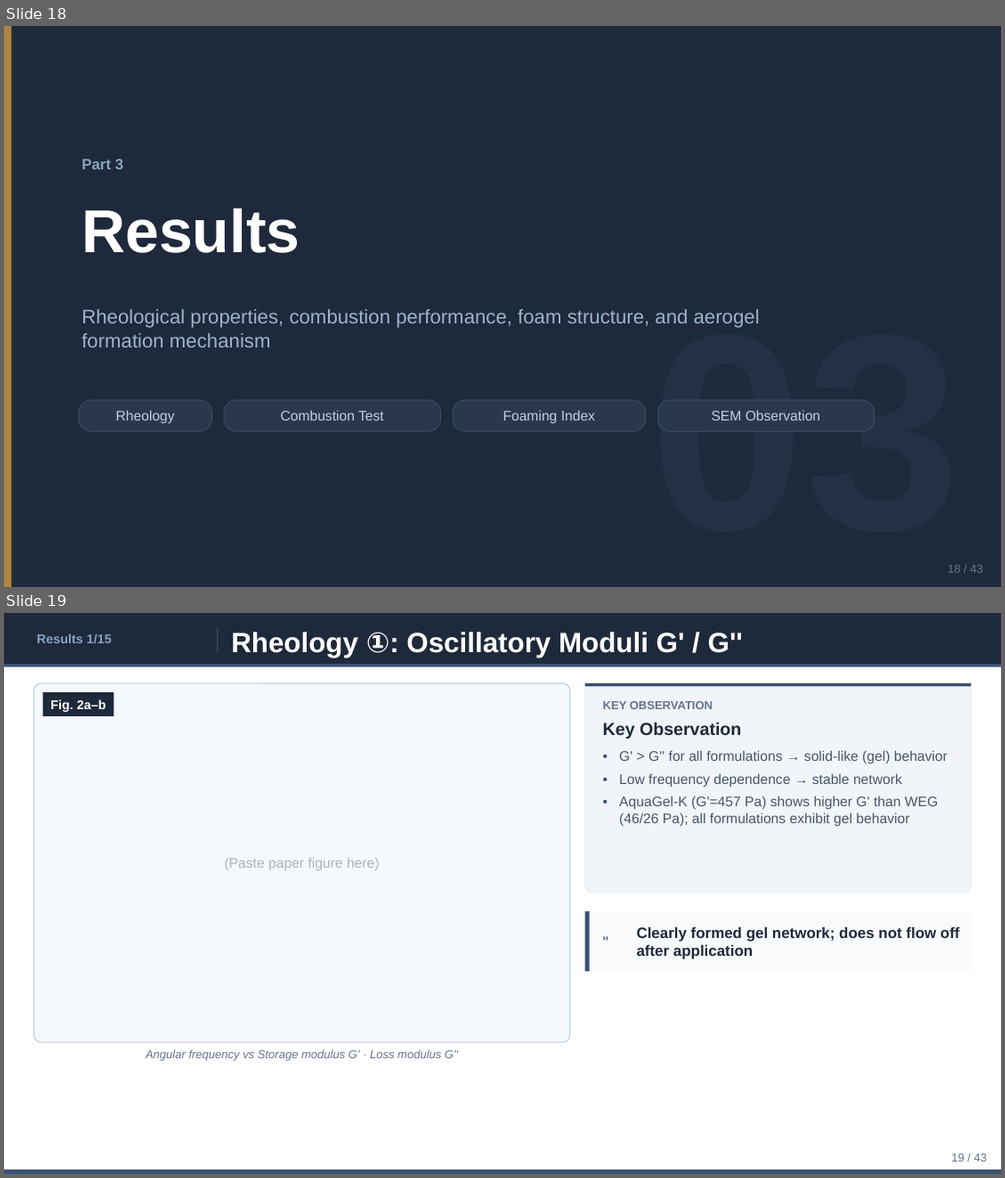
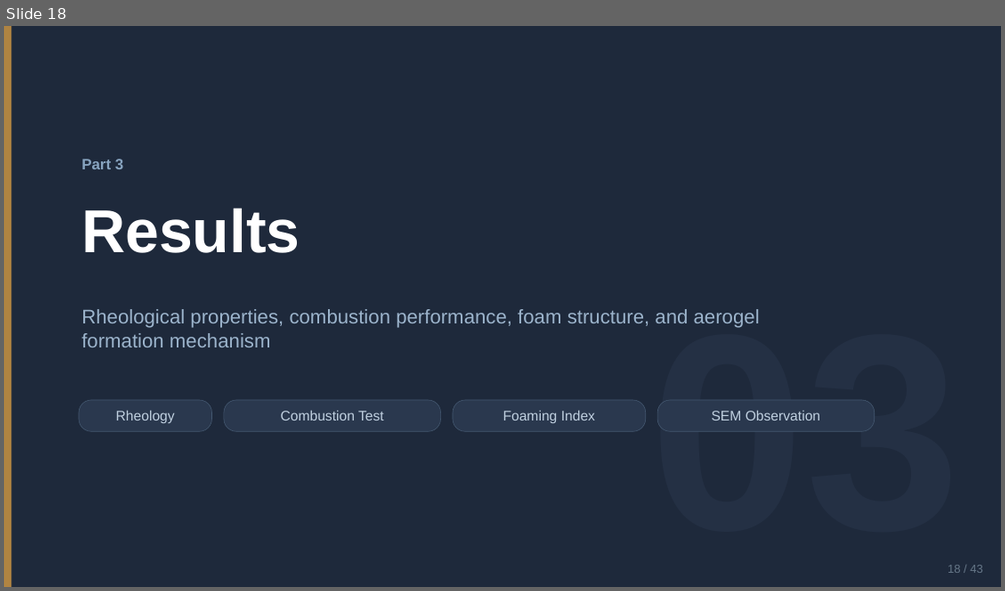
Before and after one commit to ytaisei0525-design/my-first-claude, a slide deck: slides_en.pptx. Shown one above the other, each under a label of ours: slides 18 and 19 before the commit, slide 18 after it. The pictures are 1005x1178 and 1005x591 pixels, drawn with LibreOffice and Linux fonts; fonts in the diff are those of the drawing. Boxes give left, top, right and bottom in pixels: in the first picture for what was removed or moved away, otherwise in the second. Text is boxed around its words. In the diff, an @@ line names an element or a change of style, - is before the commit and + after.

```diff
--- a/slides_en.pptx
+++ b/slides_en.pptx
@@ slide 19 removed at <box>4,613,1001,1174</box>, background #FFFFFF @@
@@ rectangle removed at <box>4,613,1001,666</box> @@
@@ text removed at <box>37,633,112,643</box> @@
-Results 1/15
@@ rectangle removed at <box>217,628,218,652</box> @@
@@ text removed at <box>231,632,743,657</box> @@
-Rheology ①: Oscillatory Moduli G' / G''
@@ rectangle removed at <box>4,664,1001,666</box> @@
@@ rounded rectangle removed at <box>34,683,570,1042</box> @@
@@ rectangle removed at <box>43,692,114,716</box> @@
@@ rounded rectangle removed at <box>585,683,971,892</box> @@
@@ rectangle removed at <box>585,683,971,686</box> @@
@@ text removed at <box>50,699,106,712</box> @@
-Fig. 2a–b
@@ text removed at <box>603,701,712,709</box> @@
-KEY OBSERVATION
@@ text removed at <box>603,722,741,738</box> @@
-Key Observation
@@ text removed at <box>600,747,615,769</box> @@
-•
@@ text removed at <box>600,769,615,791</box> @@
-•
@@ text removed at <box>619,750,947,763</box> @@
-G' > G'' for all formulations → solid-like (gel) behavior
@@ text removed at <box>600,791,615,813</box> @@
-•
@@ text removed at <box>619,773,902,787</box> @@
-Low frequency dependence → stable network
@@ text removed at <box>619,795,938,826</box> @@
-AquaGel-K (G'=457 Pa) shows higher G' than WEG (46/26 Pa); all formulations exhibit gel behavior
@@ text removed at <box>225,858,380,870</box> @@
-(Paste paper figure here)
@@ rounded rectangle removed at <box>585,911,971,971</box> @@
@@ rectangle removed at <box>585,911,590,971</box> @@
@@ text removed at <box>600,911,630,971</box> @@
-"
@@ text removed at <box>637,926,960,959</box> @@
-Clearly formed gel network; does not flow off after application
@@ text removed at <box>146,1049,458,1061</box> @@
-Angular frequency vs Storage modulus G' · Loss modulus G''
@@ rectangle removed at <box>4,1169,1001,1174</box> @@
@@ text removed at <box>951,1153,987,1161</box> @@
-19 / 43
```
Also in this commit, not shown: 1 slide changed, 1 slide added, 4 other files.
